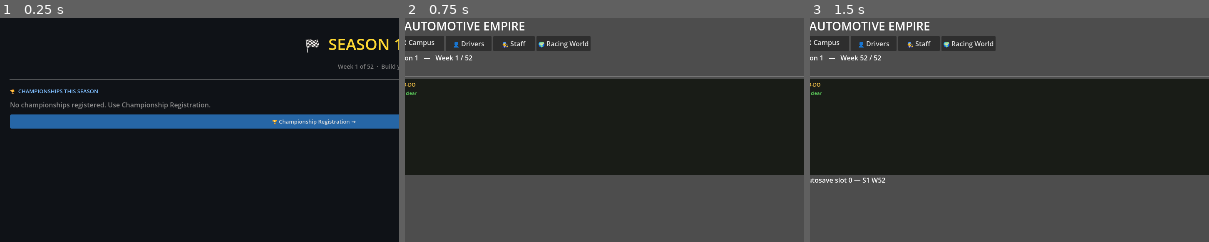
Above: before the commit, frames 1-3 (left to right).
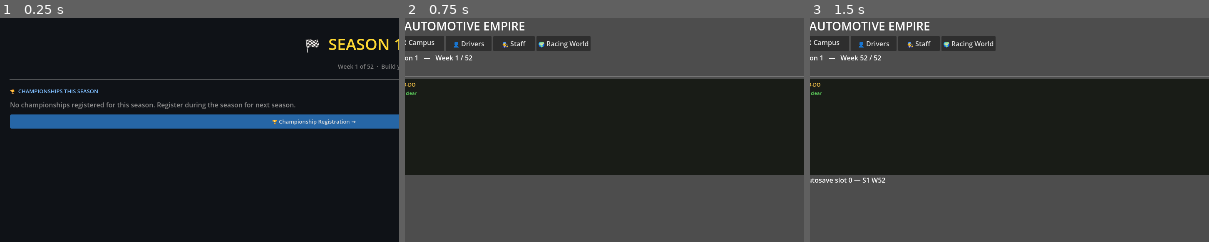
Above: after the commit, the same moments.

Repository: andreasmrg-droid/Automotive-Empire
Game: Godot game, scene res://Automotive-Empire-main/scenes/BeginOfSeason.tscn
Two runs of this game, one before a commit and one after it. Both use one fixed random seed, a clock stepped at 60 frames per second and the inputs below. This scene is started directly instead of the project's main scene.
Inputs:
- Up to frame 1 (0.25 s): no input
- Up to frame 2 (0.75 s): click "▶ START SEASON 1" at 0.5 s
- Up to frame 3 (1.5 s): click "⏭ Next Race" at 1.25 s
The pictures show only the part of the screen within x 2-52%, y 0-50%; the shares and areas given below are measured in that part.

The runs differ from the first frame. In frame 1, 0.5% of the frame differs, in the area x 26-74%, y 37-41%; in frame 2, nothing differs; in frame 3, nothing differs.
Error before the commit: Invalid access to property or key 'balance' on a base object of type 'Nil'. (res://scenes/BeginOfSeason.gd:229)
Error after the commit: Invalid access to property or key 'balance' on a base object of type 'Nil'. (res://scenes/BeginOfSeason.gd:230)

Commit message:
Update BeginOfSeason.gd

Diff:
--- a/scenes/BeginOfSeason.gd
+++ b/scenes/BeginOfSeason.gd
@@ -1,5 +1,8 @@
 extends Control
-## Version: S17.1 — Fix E: navigating to buildings sets pending_season_screen so MainHub redirects back.
+## Version: S28.2 — "Championships This Season" now lists the REGISTERED race set
+##   (player_registered_championships), not just owned-car championships. Fixes the
+##   "No championships registered" false display at season start (cars are wiped then).
+## --- S17.1 — Fix E: navigating to buildings sets pending_season_screen so MainHub redirects back.
 
 func _ready() -> void:
 	set_anchors_and_offsets_preset(Control.PRESET_FULL_RECT)
@@ -54,21 +57,19 @@
 
 	left.add_child(_section_lbl("🏆  CHAMPIONSHIPS THIS SEASON"))
 
-	## Only show championships where the player has a car
-	var player_champ_ids: Array = []
-	for car in GameState.player_team_cars:
-		if not car.championship_id in player_champ_ids:
-			player_champ_ids.append(car.championship_id)
-
+	## S28.2: show the championships the player is REGISTERED to race this season
+	## (the activated race set), not just ones they already own a car for. At season
+	## start cars are wiped, so keying off cars wrongly showed "none registered".
 	var player_champs: Array = []
 	for champ in GameState.active_championships:
-		if champ.id in player_champ_ids:
+		if champ.id in GameState.player_registered_championships:
 			player_champs.append(champ)
 
 	if player_champs.is_empty():
 		var lbl_none = Label.new()
-		lbl_none.text = "No championships registered. Use Championship Registration."
+		lbl_none.text = "No championships registered for this season. Register during the season for next season."
 		lbl_none.modulate = Color(0.55, 0.55, 0.55)
+		lbl_none.autowrap_mode = TextServer.AUTOWRAP_WORD_SMART
 		left.add_child(lbl_none)
 		var btn_reg = _action_btn("🏆 Championship Registration →", Color(0.15, 0.40, 0.65))
 		btn_reg.pressed.connect(func(): _go("res://scenes/ChampionshipSelect.tscn"))
